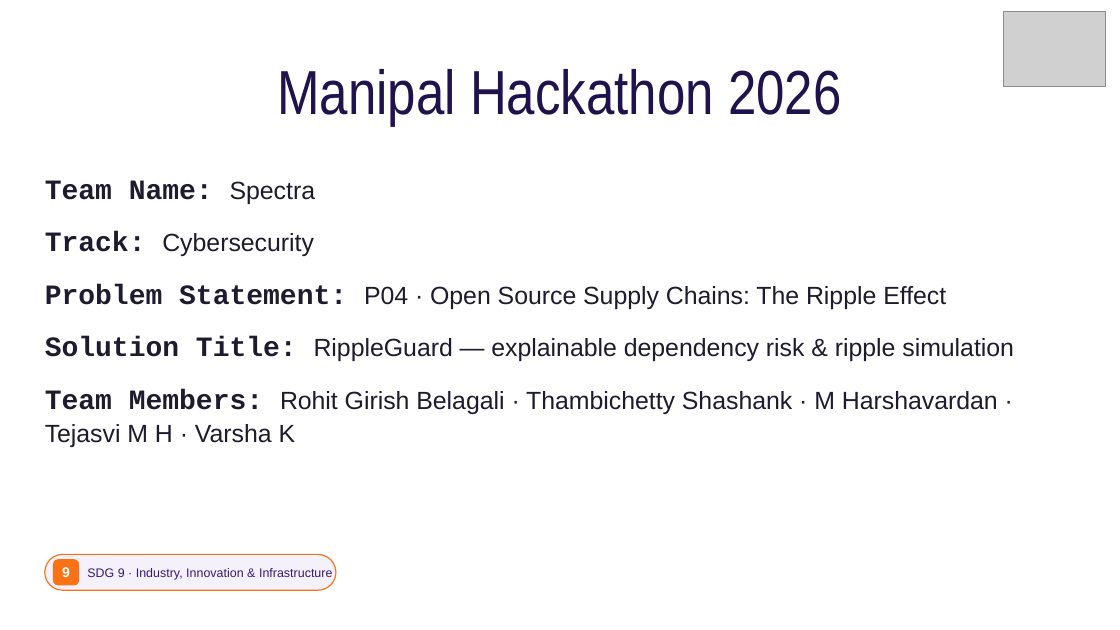
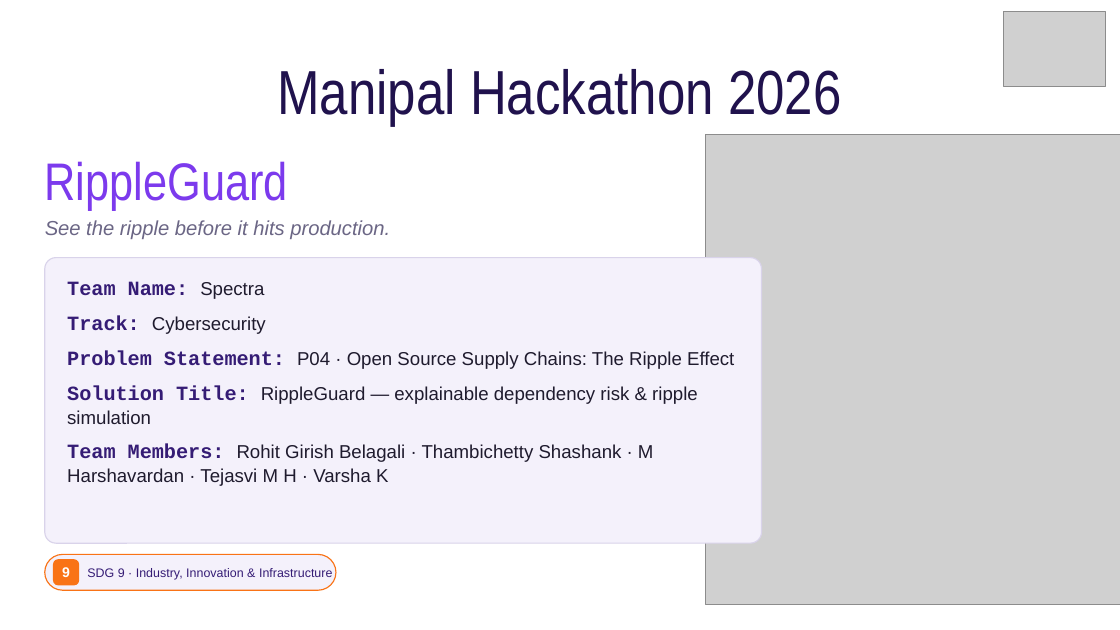
Before and after one commit to Rohit-girish-Belagali/EEEEEE, a slide deck: slide 1 of Spectra_RippleGuard.pptx. Drawn at 1120x630 pixels with LibreOffice and Linux fonts; fonts in the diff are those of the drawing; grey boxes stand for pictures. Boxes give left, top, right and bottom in pixels: in the first picture for what was removed or moved away, otherwise in the second. Text is boxed around its words. In the diff, an @@ line names an element or a change of style, - is before the commit and + after.

```diff
--- a/Spectra_RippleGuard.pptx
+++ b/Spectra_RippleGuard.pptx
@@ picture added at <box>706,134,1120,605</box> @@
@@ text added at <box>45,161,288,210</box>, 34 pt, text #7C3AED @@
+RippleGuard
@@ text added at <box>45,220,390,239</box>, 13 pt, text #6B6685, italic @@
+See the ripple before it hits production.
@@ rounded rectangle added at <box>45,258,762,543</box>, fill #F4F1FB, outline #D9D3EA 0.75 pt @@
@@ text "Team Name: Spectra": place and size @@
-text "Team Name: Spectra" at <box>45,180,1014,447</box>
+text "Team Name: Spectra" at <box>67,281,734,486</box>
@@ text "Team Name: Spectra" at <box>67,281,734,486</box>: size 18 to 13 pt, text colour #1F1B2E to #351C75 in "Team Name:", "Track:", "Problem Statement:", "Solution Title:" and 1 more places; size 16 to 12 pt in "Spectra", "Cybersecurity", "P04 · Open Source Supply Chains: The ...", "RippleGuard — explainable dependency risk & ripple ..." and 1 more places; line spacing 1.1 to 1.05; less space between paragraphs @@
```
Also in this commit, not shown: 5 other slides changed, 1 other file.
